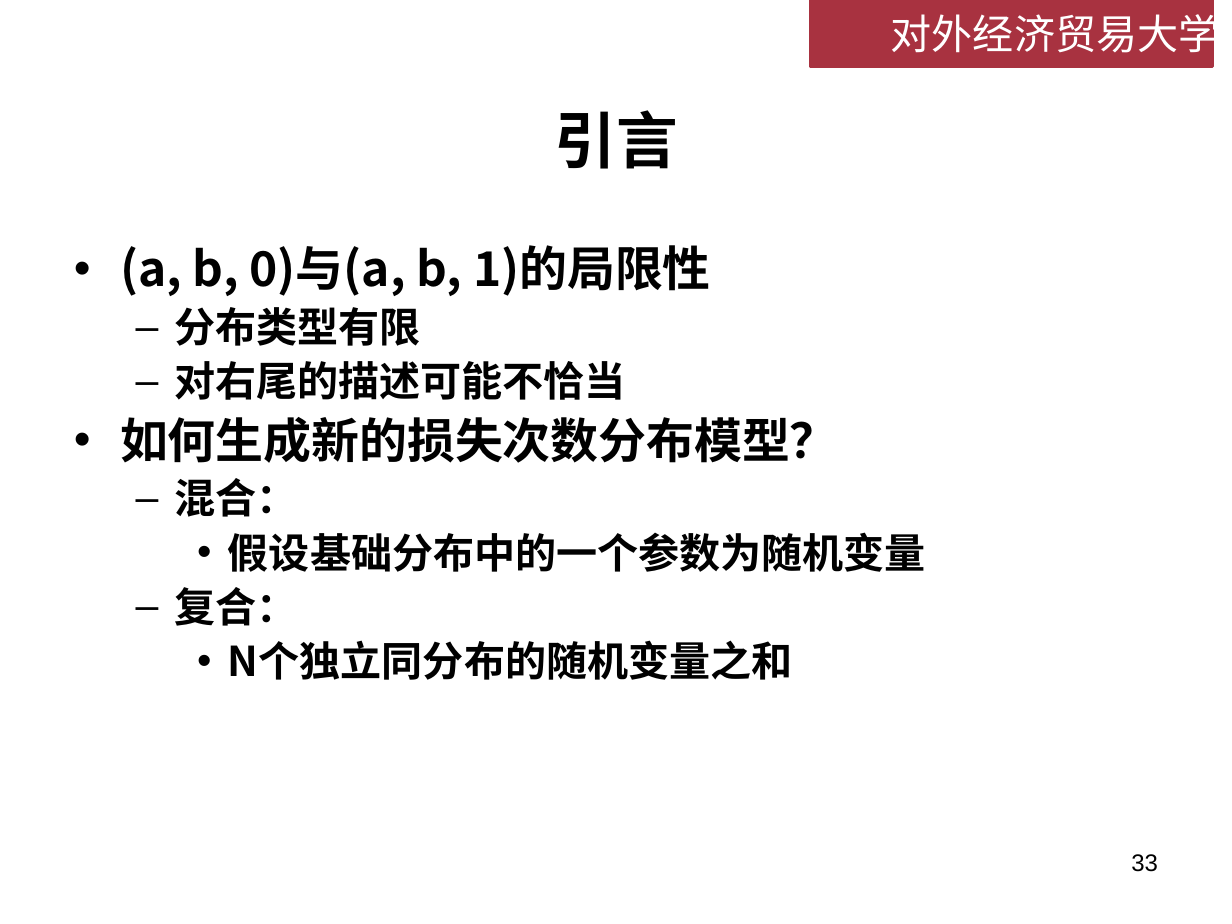
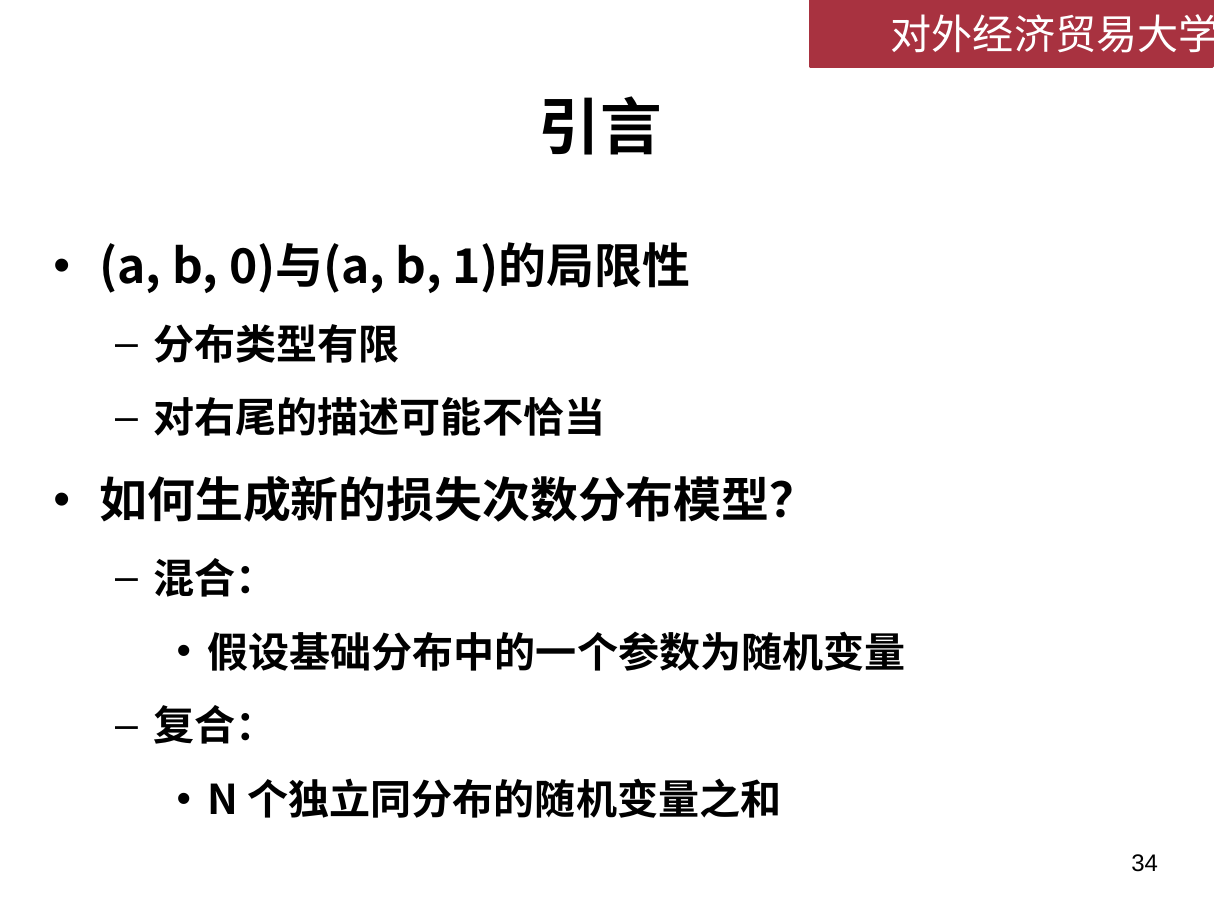
Before and after one commit to lizhengxiao/Non-life-Insurance-Actuarial-Science, a slide deck: slide 34 of Lectures/Week 4 - 损失次数模型.pptx (slide 33 before the commit). Drawn at 1232x924 pixels with LibreOffice and Linux fonts; fonts in the diff are those of the drawing; background and template pictures are left out. Boxes give left, top, right and bottom in pixels: in the first picture for what was removed or moved away, otherwise in the second. Text is boxed around its words. In the diff, an @@ line names an element or a change of style, - is before the commit and + after.

```diff
--- a/Lectures/Week 4 - 损失次数模型.pptx
+++ b/Lectures/Week 4 - 损失次数模型.pptx
@@ title "引言": place and size @@
-title "引言" at (554,110,677,169)
+title "引言" at (538,96,661,155)
@@ text "(a, b, 0)与(a, b, 1)的局限性": place and size @@
-text "(a, b, 0)与(a, b, 1)的局限性" at (120,245,926,680)
+text "(a, b, 0)与(a, b, 1)的局限性" at (100,242,905,818)
@@ text at (100,242,905,744): line spacing 1.1 to 1.5 @@
@@ text at (207,778,781,818): text changed @@
-    • N个独立同分布的随机变量之和
+    • N 个独立同分布的随机变量之和
@@ page number at (1131,854,1158,872): text changed @@
-33
+34
```
Also in this commit, not shown: 12 other slides changed, 5 slides added, 1 slide removed, 2 other files.
